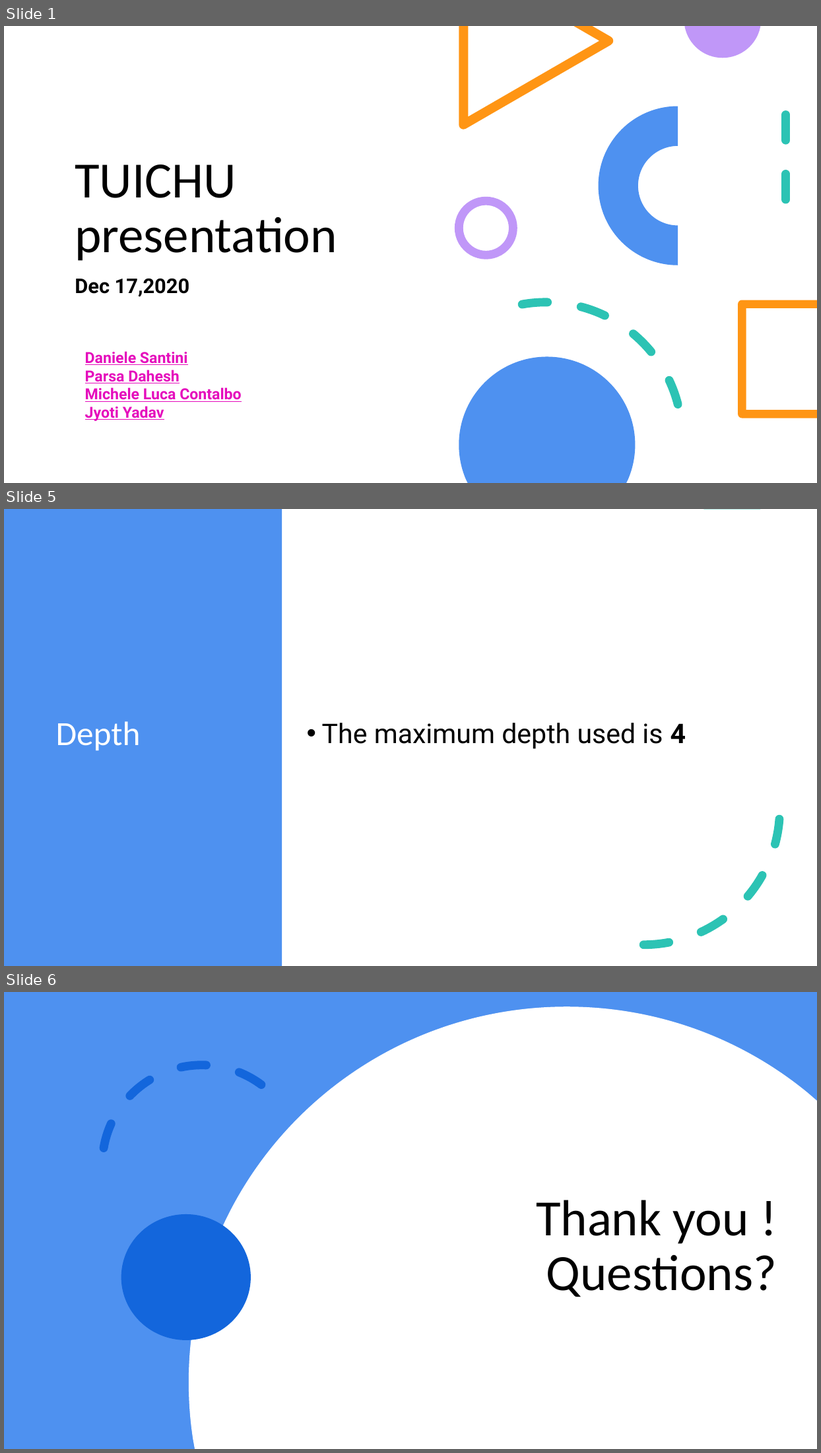
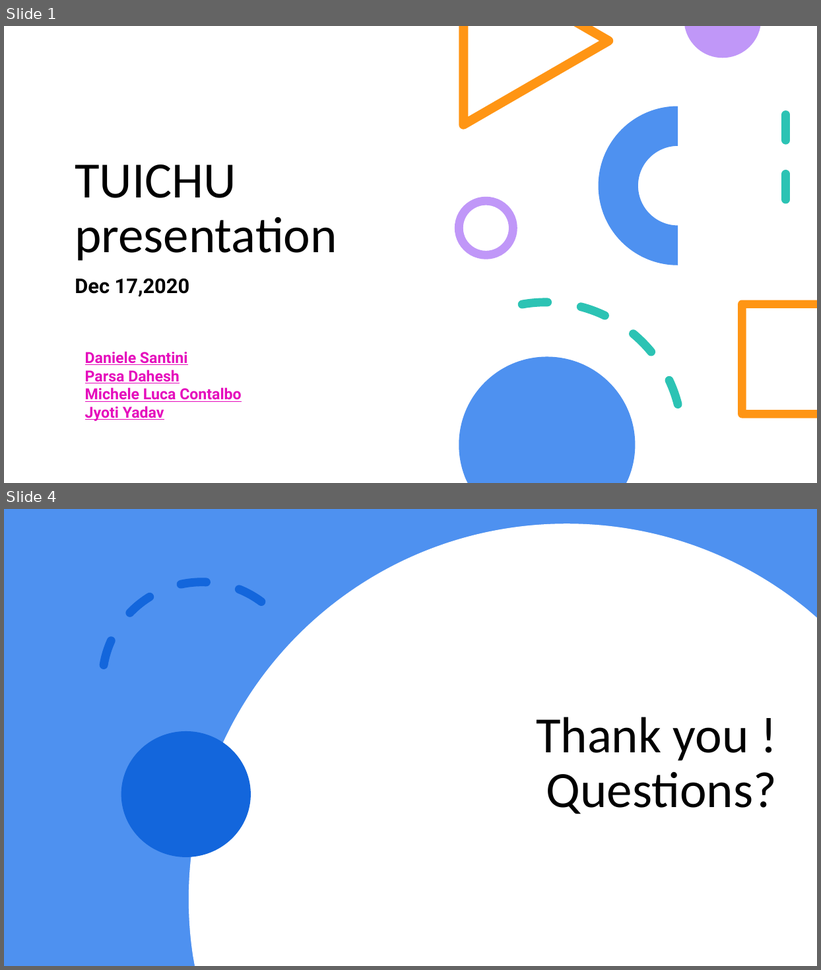
Before and after one commit to Danysan1/tablut-ai, a slide deck: Tuichu.pptx. Shown one above the other, each under a label of ours: slides 1, 5 and 6 before the commit, slides 1 and 4 after it; the slides between them are not shown. The pictures are 821x1453 and 821x970 pixels, drawn with LibreOffice and Linux fonts; fonts in the diff are those of the drawing. Boxes give left, top, right and bottom in pixels: in the first picture for what was removed or moved away, otherwise in the second. Text is boxed around its words. In the diff, an @@ line names an element or a change of style, - is before the commit and + after.

```diff
--- a/Tuichu.pptx
+++ b/Tuichu.pptx
@@ slide 5 removed at <box>4,509,817,966</box>, background #FFFFFF @@
@@ rectangle removed at <box>4,509,817,966</box> @@
@@ rectangle removed at <box>4,509,282,966</box> @@
@@ freeform shape removed at <box>704,509,761,533</box> @@
@@ arc (boxed as its full ellipse) removed at <box>508,673,781,946</box> @@
@@ title removed at <box>56,722,141,751</box> @@
-Depth
@@ text removed at <box>322,723,686,749</box> @@
-• The maximum depth used is 4
@@ freeform shape removed at <box>13,890,131,966</box> @@
@@ what was slide 6 is now slide 4 @@
```
Also in this commit, not shown: 2 slides changed, 1 other slide removed, 1 other file.
